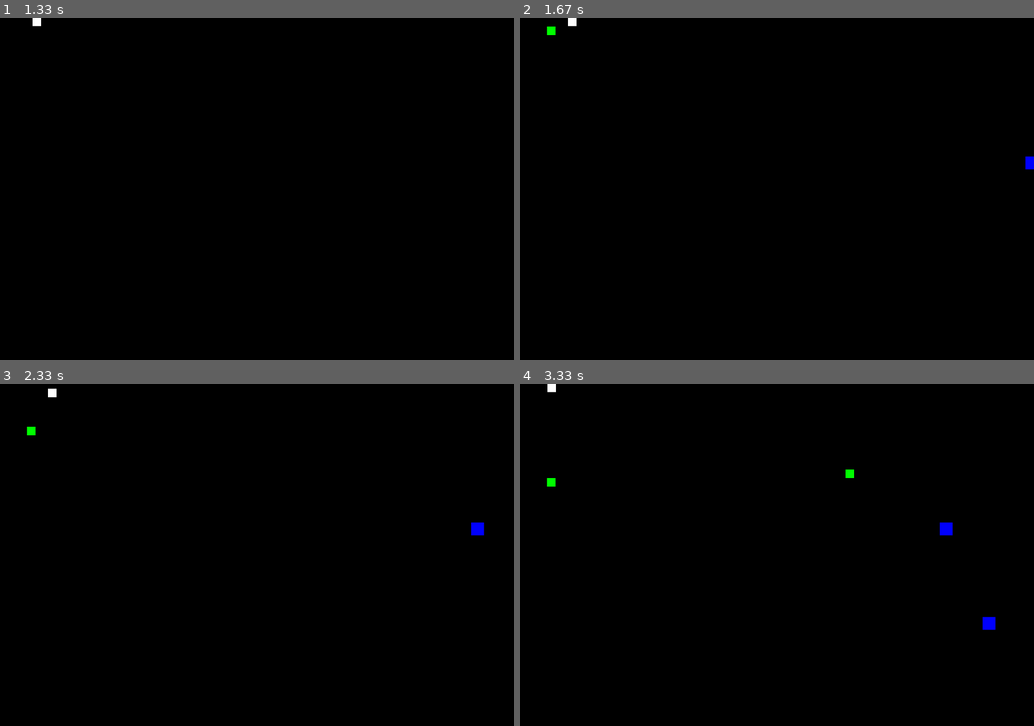
Above: before the commit, frames 1-4 (two rows, left to right).
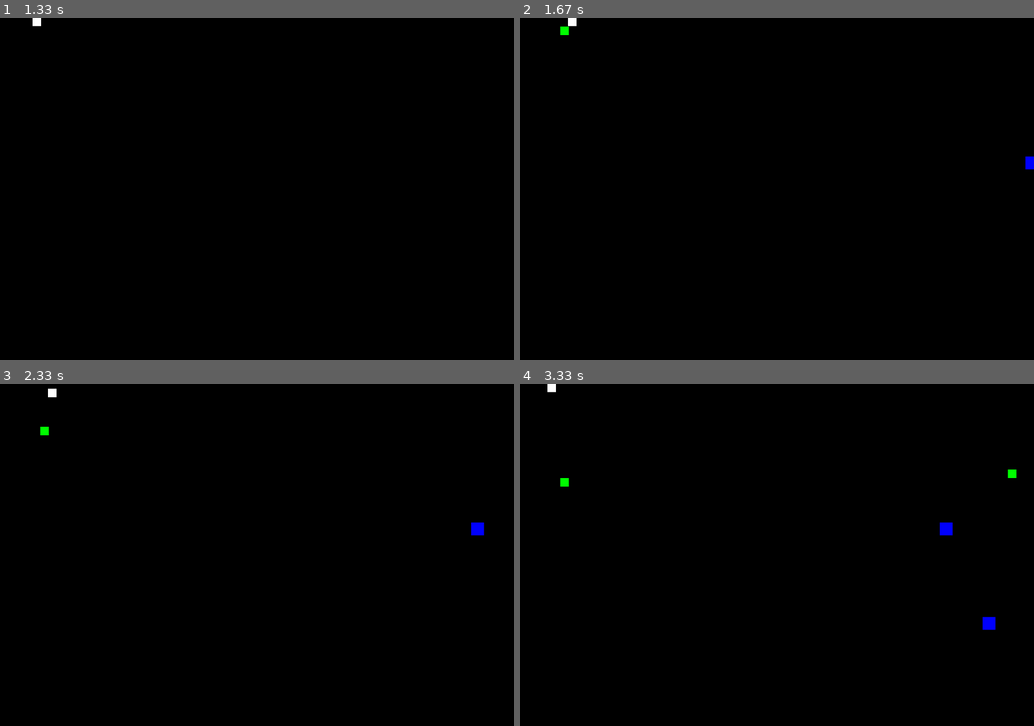
Above: after the commit, the same moments.

Repository: FlameFlashy/py_game
Game: pygame game, started from main.py
The game is run twice, just before and just after one commit, with the same random seed, the same clock (stepped at 60 frames per second) and the same inputs.
Inputs:
- Up to frame 1 (1.33 s): hold Right 0.33-0.8 s; hold Up 0.83-1.13 s; hold Right from 1.17 s (still down)
- Up to frame 2 (1.67 s): release Right at 1.63 s
- Up to frame 3 (2.33 s): hold Down from 2.23 s (still down)
- Up to frame 4 (3.33 s): release Down at 2.53 s; hold Left 2.57-2.97 s; hold Up from 3 s (still down)

Frame 1 is identical in both runs. In frame 2, less than 0.1% of the frame differs, in the area x 5-10%, y 2-5%; in frame 3, less than 0.1%; in frame 4, 0.2%, in the area x 5-97%, y 25-30%.

Commit message:
minor fix bonus_rect

Diff:
--- a/main.py
+++ b/main.py
@@ -39,7 +39,7 @@
     bonus_size= (20, 20)
     bonus = pygame.Surface(bonus_size)
     bonus.fill(COLOR_GREEN)
-    bonus_rect = pygame.Rect(random.randint(0, HEIGHT), 0, *bonus_size)
+    bonus_rect = pygame.Rect(random.randint(0, WIDTH), 0, *bonus_size)
     bonus_move = [0, random.randint(1, 6)]
     return [bonus, bonus_rect, bonus_move]
 
